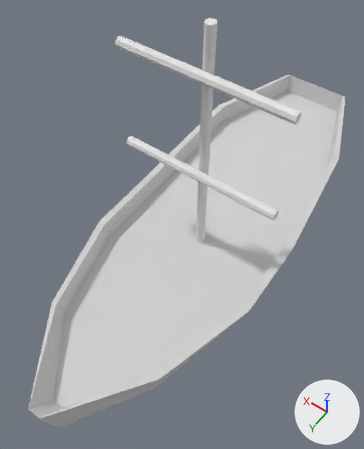
Renders of the OBJ model physijs/examples/models/ship.obj from each side of a commit.
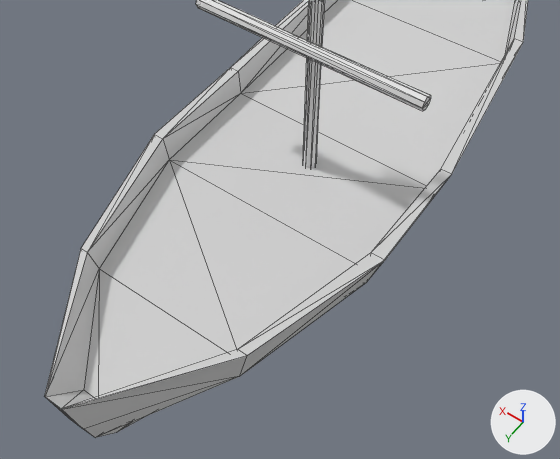
Old and new are each drawn whole from a 50 mm camera at (-2.64, 4.04, 7.92) aimed at (0.03, 0.29, 2.03) and again close up from a 50 mm camera at (-3.06, 4.65, 7.32) aimed at (-0.72, 1.38, 2.18). The lights are fixed; the arrows at lower right show +X, +Y and +Z. The close-ups show mesh edges as thin lines. Where no turn or scale is listed for an object, it has been applied to the vertices.

Before the edit, the objects in view are built like this:
```python
me_cube = bpy.data.meshes.new('Cube')
me_cube.from_pydata(...)  # 84 vertices, 164 faces; spans x -1.41..1.41, y -4.17..3.48, z -0.19..1.82
me_cube.materials.append(mat_material)  # light grey #d1d1d1
me_cylinder = bpy.data.meshes.new('Cylinder')
me_cylinder.from_pydata(...)  # an 8-sided cylinder along z spanning x -0.07..0.07, y -0.25..-0.11, z 1.12..5.03
me_cylinder.materials.append(mat_none)  # white #e7e7e7
me_cylinder_001_cylinder_002 = bpy.data.meshes.new('Cylinder.001_Cylinder.002')
me_cylinder_001_cylinder_002.from_pydata(...)  # an 8-sided cylinder along x spanning x -1.23..1.23, y -0.12..0.03, z 2.73..2.88
me_cylinder_001_cylinder_002.materials.append(mat_none)  # white #e7e7e7
ob_cube = bpy.data.objects.new('Cube', me_cube)
ob_cube.location = (0.0, 0.0, 0.0)
ob_cylinder = bpy.data.objects.new('Cylinder', me_cylinder)
ob_cylinder.location = (0.0, 0.0, 0.0)
ob_cylinder_001_cylinder_002 = bpy.data.objects.new('Cylinder.001_Cylinder.002', me_cylinder_001_cylinder_002)
ob_cylinder_001_cylinder_002.location = (0.0, 0.0, 0.0)
```
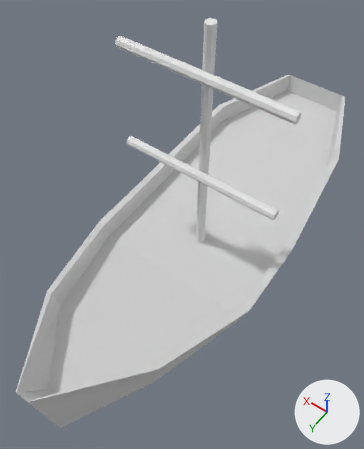
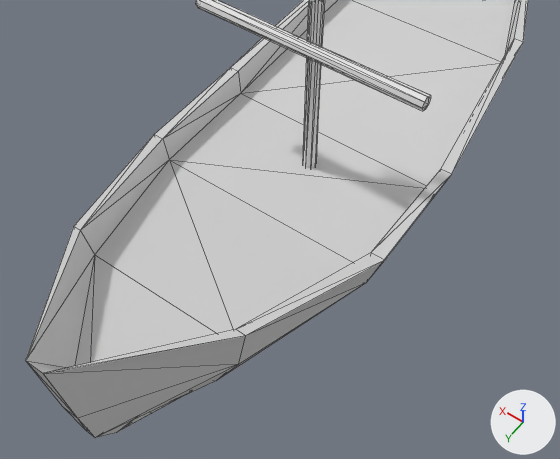
The newer file is also turned or shifted as a whole; pictures and numbers use the older file's frame.

The change, as a diff of the scene's bpy script:
```diff
--- a/physijs/examples/models/ship.obj.py
+++ b/physijs/examples/models/ship.obj.py
@@ me_cube @@
 me_cube.from_pydata(...)  # 84 vertices, 164 faces; spans x -1.41..1.41, y -4.17..3.48, z -0.19..1.82
 # used by ob_cube; location = (0.0, 0.0, 0.0)
+# me_cube part 1: all 2 vertices in x -0.87..-0.85, y 2.15..2.2, z 1.0..1.18 are moved by (0.0, 0.0, 0.23)
+# me_cube part 2: all 2 vertices in x -0.09..0.09, y 3.38, z 1.01 are moved by (0.0, 0.0, 0.23)
+# me_cube part 3: all 2 vertices in x 0.87, y 2.15..2.2, z 1.0..1.18 are moved by (0.0, 0.0, 0.23)
+# me_cube part 4: all 4 vertices in x -0.97..0.97, y 2.2, z 1.49 are moved by (0.0, 0.0, 0.33)
+# me_cube part 5: all 2 vertices in x -0.08..0.09, y 3.16, z 1.18 are moved by (0.0, 0.0, 0.38)
+# me_cube part 6: all 4 vertices in x -0.1..0.1, y 3.48, z 1.58 are moved by (0.0, 0.0, 0.6)
 me_cube.materials.append(mat_material)
```

What differs and where, as boxes (x1, y1, x2, y2) in the close-ups (560 x 459 px; the box of a moved part takes in the faces that stretch with it):
'Cube', reshaped
    before: (45, 0, 528, 438)
    after: (25, 0, 528, 438)
part 1 of me_cube, moved or reshaped
    before: (62, 160, 384, 410)
    after: (48, 160, 365, 433)
part 2 of me_cube, moved or reshaped
    before: (48, 377, 237, 438)
    after: (25, 360, 238, 438)
part 3 of me_cube, moved or reshaped
    before: (46, 160, 237, 394)
    after: (27, 160, 233, 358)
part 4 of me_cube, moved or reshaped
    before: (81, 134, 385, 355)
    after: (74, 134, 385, 336)
part 5 of me_cube, moved or reshaped
    before: (45, 269, 227, 409)
    after: (26, 255, 217, 373)
part 6 of me_cube, moved or reshaped
    before: (45, 249, 247, 409)
    after: (25, 227, 245, 374)
